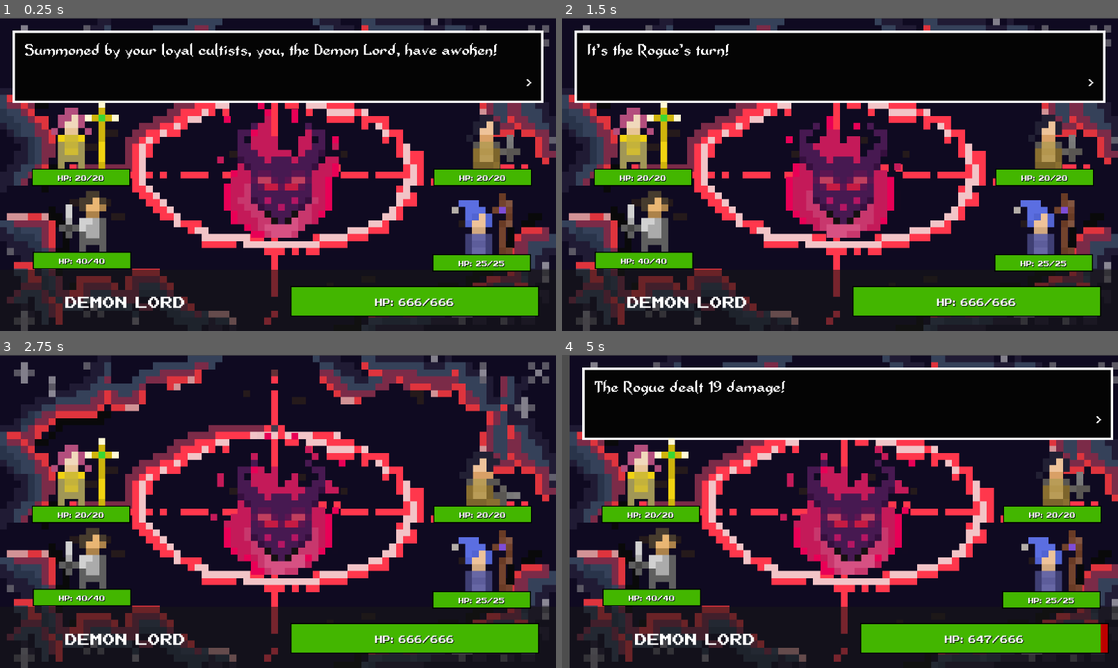
Above: before the commit, frames 1-4 (two rows, left to right).
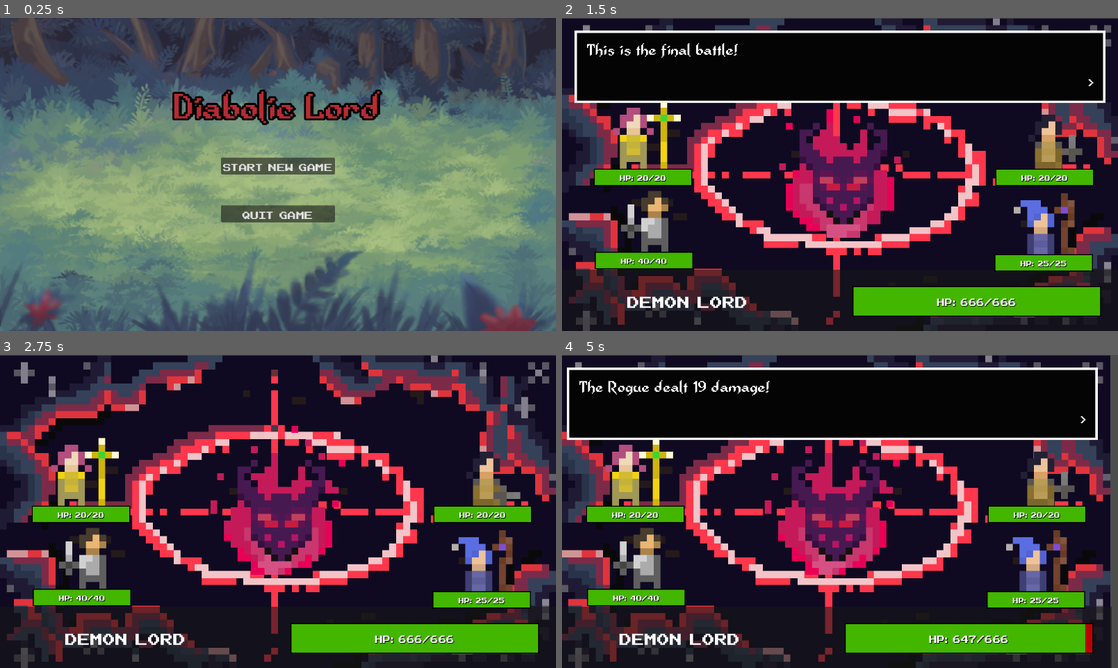
Above: after the commit, the same moments.

Repository: GeMini-220/Diabolic-Lord
Game: Godot game, scene res://MainScenes/start_menu.tscn
Same seed, same stepped clock (60 frames per second), same inputs: the game is played once before the commit and once after it. Before the commit the project starts from res://src/battle.tscn.
Inputs (mouse positions are in pixels of both pictures, inside the frame that each line leads up to):
- Up to frame 1 (0.25 s): no input
- Up to frame 2 (1.5 s): click (840, 165) at 0.5 s, where only the run after the commit has a clickable "Start New Game"; tap Enter (ui_accept) at 1.25 s; move the mouse to (962, 158) at 1.27 s; click (962, 158) at 1.42 s
- Up to frame 3 (2.75 s): tap Enter (ui_accept) at 1.52, 2.27 s; move the mouse to (166, 527) at 2.02 s; click (166, 527) at 2.17 s
- Up to frame 4 (5 s): move the mouse to (895, 442) at 2.77 s; click (895, 442) at 2.92 s; move the mouse to (812, 574) at 3.52 s; click (812, 574) at 3.67 s; tap Enter (ui_accept) at 3.77, 4.52 s; move the mouse to (1006, 558) at 4.27 s; click (1006, 558) at 4.42 s

The runs differ from the first frame. In frame 1, 99% of the frame differs, in the area x 0-100%, y 0-100%; in frame 2, 1.4%; in frame 3, 1.6%; in frame 4, 35%.

Commit message:
Created and finished Start Menu
For now this only has start new game and quit game. More functionality can be added later on.

Diff:
--- /dev/null
+++ b/MainScenes/start_menu.tscn
@@ -0,0 +1,150 @@
+[gd_scene load_steps=5 format=3 uid="uid://bt0p0f1doph00"]
+
+[ext_resource type="Texture2D" uid="uid://u06ai6t8fqc2" path="res://Image/battleback1.png" id="1_l2ec1"]
+[ext_resource type="Script" path="res://src/start_menu.gd" id="1_yf0g8"]
+[ext_resource type="FontFile" uid="uid://cvy4ahqpj54t0" path="res://fonts/Adventurer.ttf" id="2_wgoxx"]
+[ext_resource type="FontFile" uid="uid://7jvdsijkjmcl" path="res://fonts/NESCyrillic.ttf" id="3_7t56n"]
+
+[node name="Start Menu" type="Control"]
+layout_mode = 3
+anchors_preset = 15
+anchor_right = 1.0
+anchor_bottom = 1.0
+grow_horizontal = 2
+grow_vertical = 2
+script = ExtResource("1_yf0g8")
+
+[node name="TextureRect" type="TextureRect" parent="."]
+layout_mode = 1
+anchors_preset = 15
+anchor_right = 1.0
+anchor_bottom = 1.0
+grow_horizontal = 2
+grow_vertical = 2
+texture = ExtResource("1_l2ec1")
+
+[node name="MarginContainer" type="MarginContainer" parent="."]
+layout_mode = 1
+anchors_preset = 15
+anchor_right = 1.0
+anchor_bottom = 1.0
+grow_horizontal = 2
+grow_vertical = 2
+theme_override_constants/margin_left = 12
+theme_override_constants/margin_top = 12
+theme_override_constants/margin_right = 12
+theme_override_constants/margin_bottom = 12
+
+[node name="VBoxContainer" type="VBoxContainer" parent="MarginContainer"]
+layout_mode = 2
+theme_override_constants/separation = 140
+
+[node name="Seperator" type="Control" parent="MarginContainer/VBoxContainer"]
+layout_mode = 2
+
+[node name="Label" type="Label" parent="MarginContainer/VBoxContainer"]
+layout_mode = 2
+theme_override_colors/font_color = Color(0.717647, 0.168627, 0.2, 1)
+theme_override_colors/font_shadow_color = Color(0, 0, 0, 1)
+theme_override_colors/font_outline_color = Color(0, 0, 0, 1)
+theme_override_constants/shadow_offset_x = 6
+theme_override_constants/outline_size = 16
+theme_override_fonts/font = ExtResource("2_wgoxx")
+theme_override_font_sizes/font_size = 74
+text = "Diabolic Lord"
+horizontal_alignment = 1
+vertical_alignment = 1
+
+[node name="HBoxContainer" type="HBoxContainer" parent="MarginContainer"]
+layout_mode = 2
+alignment = 1
+
+[node name="VBoxContainer" type="VBoxContainer" parent="MarginContainer/HBoxContainer"]
+layout_mode = 2
+theme_override_constants/separation = 64
+alignment = 1
+
+[node name="Seperator2" type="Control" parent="MarginContainer/HBoxContainer/VBoxContainer"]
+layout_mode = 2
+
+[node name="start_new_game" type="Button" parent="MarginContainer/HBoxContainer/VBoxContainer"]
+custom_minimum_size = Vector2(120, 32)
+layout_mode = 2
+theme_override_fonts/font = ExtResource("3_7t56n")
+theme_override_font_sizes/font_size = 35
+text = "Start New Game"
+
+[node name="quit_game" type="Button" parent="MarginContainer/HBoxContainer/VBoxContainer"]
+custom_minimum_size = Vector2(120, 32)
+layout_mode = 2
+theme_override_fonts/font = ExtResource("3_7t56n")
+theme_override_font_sizes/font_size = 35
+text = "Quit Game"
+
+[node name="ConfirmationDialog" type="ConfirmationDialog" parent="."]
+initial_position = 2
+size = Vector2i(500, 250)
+ok_button_text = ""
+cancel_button_text = ""
+
+[node name="VBoxContainer" type="VBoxContainer" parent="ConfirmationDialog"]
+anchors_preset = 15
+anchor_right = 1.0
+anchor_bottom = 1.0
+offset_left = 8.0
+offset_top = 8.0
+offset_right = -8.0
+offset_bottom = -26.0
+grow_horizontal = 2
+grow_vertical = 2
+theme_override_constants/separation = 24
+
+[node name="Seperator3" type="Control" parent="ConfirmationDialog/VBoxContainer"]
+layout_mode = 2
+
+[node name="Label" type="Label" parent="ConfirmationDialog/VBoxContainer"]
+layout_mode = 2
+theme_override_colors/font_color = Color(0, 0, 0, 1)
+theme_override_fonts/font = ExtResource("3_7t56n")
+theme_override_font_sizes/font_size = 35
+text = "Are you sure you want to quit?"
+horizontal_alignment = 1
+
+[node name="HBoxContainer" type="HBoxContainer" parent="ConfirmationDialog"]
+anchors_preset = 15
+anchor_right = 1.0
+anchor_bottom = 1.0
+offset_left = 8.0
+offset_top = 8.0
+offset_right = -8.0
+offset_bottom = -26.0
+grow_horizontal = 2
+grow_vertical = 2
+alignment = 1
+
+[node name="VBoxContainer" type="VBoxContainer" parent="ConfirmationDialog/HBoxContainer"]
+layout_mode = 2
+theme_override_constants/separation = 25
+alignment = 1
+
+[node name="Seperator4" type="Control" parent="ConfirmationDialog/HBoxContainer/VBoxContainer"]
+layout_mode = 2
+
+[node name="confirm_button" type="Button" parent="ConfirmationDialog/HBoxContainer/VBoxContainer"]
+layout_mode = 2
+theme_override_colors/font_color = Color(0, 0, 0, 1)
+theme_override_fonts/font = ExtResource("3_7t56n")
+theme_override_font_sizes/font_size = 25
+text = "Yes"
+
+[node name="cancel_button" type="Button" parent="ConfirmationDialog/HBoxContainer/VBoxContainer"]
+layout_mode = 2
+theme_override_colors/font_color = Color(0, 0, 0, 1)
+theme_override_fonts/font = ExtResource("3_7t56n")
+theme_override_font_sizes/font_size = 25
+text = "No"
+
+[connection signal="pressed" from="MarginContainer/HBoxContainer/VBoxContainer/start_new_game" to="." method="_on_start_new_game_pressed"]
+[connection signal="pressed" from="MarginContainer/HBoxContainer/VBoxContainer/quit_game" to="." method="_on_quit_game_pressed"]
+[connection signal="pressed" from="ConfirmationDialog/HBoxContainer/VBoxContainer/confirm_button" to="." method="_on_confirm_button_pressed"]
+[connection signal="pressed" from="ConfirmationDialog/HBoxContainer/VBoxContainer/cancel_button" to="." method="_on_cancel_button_pressed"]
--- a/project.godot
+++ b/project.godot
@@ -11,7 +11,7 @@
 [application]
 
 config/name="OneBossLeft"
-run/main_scene="res://src/battle.tscn"
+run/main_scene="res://MainScenes/start_menu.tscn"
 config/features=PackedStringArray("4.2", "Forward Plus")
 config/icon="res://icon.svg"
 
--- /dev/null
+++ b/src/start_menu.gd
@@ -0,0 +1,19 @@
+extends Control
+
+@onready var battle_scene = preload("res://src/battle.tscn") as PackedScene
+@onready var confirmation_dialog = $ConfirmationDialog
+
+func _on_start_new_game_pressed():
+	get_tree().change_scene_to_packed(battle_scene)
+
+
+func _on_quit_game_pressed():
+	confirmation_dialog.popup()
+
+
+func _on_confirm_button_pressed():
+	get_tree().quit()
+
+
+func _on_cancel_button_pressed():
+	confirmation_dialog.hide()
